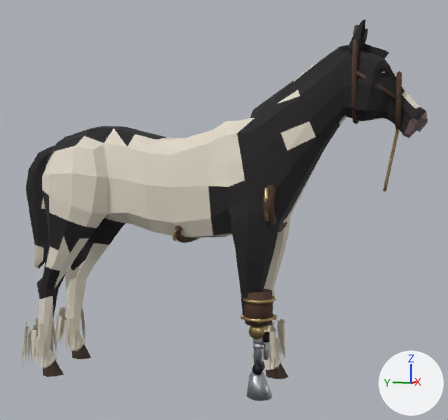
Renders of the Blender file assets-src/blender/creatures/cyber_cob.blend from each side of a commit.
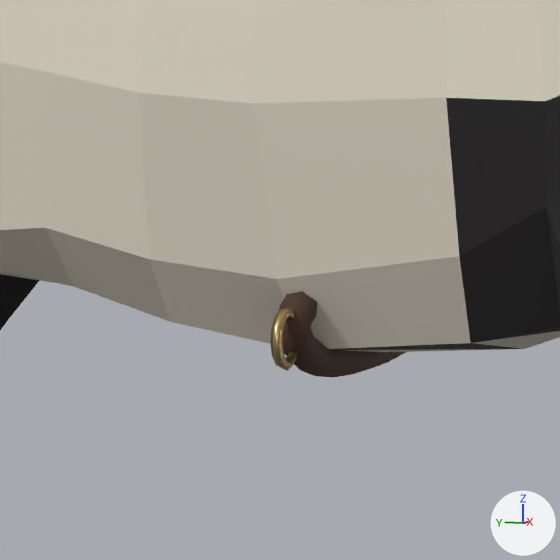
Each version appears first whole from a 50 mm lens placed at (-3.22, -1.27, 1.2), pointed at (0.02, -0.31, 0.94), and next in a close-up on the part from 26% to 52% of the width and 40% to 67% of the height. Every picture has the same lights, and +X, +Y and +Z are marked at lower right. The first two pictures are the older version.

Objects in the first close-up: 'CyberCob_Body'.
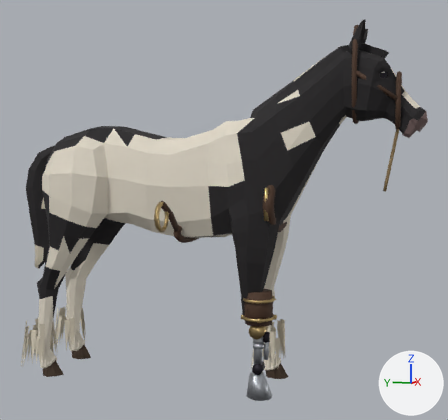
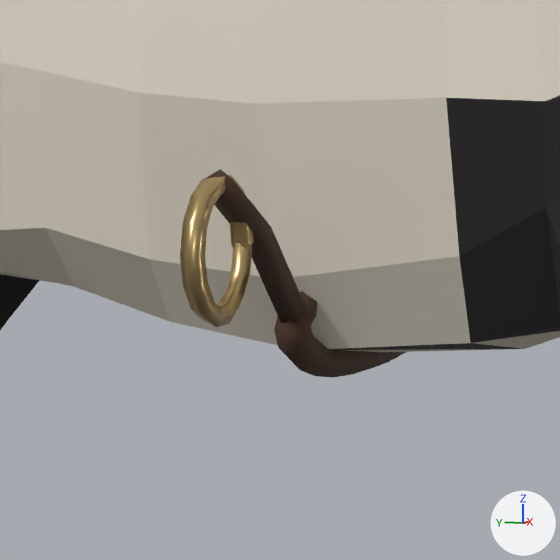
The edits, one by one:
me_horse is used by ob_cybercob_body; location (0.0, 0.0, 0.0); rotation (-1.571, 0.0, 0.0), in degrees (-90, 0, 0); scale (39.2, 39.2, 39.2).
me_horse had 5696 vertices, 3186 faces and spanned x -0.0084..0.0084, y -0.0481..0.0001, z -0.0345..0.0222.
me_horse now has 5742 vertices, 3226 faces and spans x -0.013..0.013, y -0.0481..0.0001, z -0.0345..0.0222.
me_horse part 1: a new loose piece of 15 vertices spanning x -0.0112..-0.0057, y -0.026..-0.0216, z -0.0038..-0.003, in mat_cybercob_leather (brown #4a3222).
Part 2, on me_horse:
8 vertices are removed from x 0.0069..0.0072, y -0.0216..-0.0212, z -0.0035..-0.0033.
8 faces are deleted.
96 vertices move from x -0.0072..0.0073, y -0.022..-0.0204, z -0.0036..-0.0033 to x -0.013..0.013, y -0.0258..-0.0221, z -0.0037..-0.0031.
19 vertices are added at x -0.0099..0.0128, y -0.024..-0.0221, z -0.0037..-0.0031.
5 new vertices lie (0.0002, 0.0001, -0.0004) away from vertices in x -0.0099..0.0128, y -0.024..-0.0232, z -0.0033..-0.0031.
24 new faces join them, mat_cybercob_brass (brown #c4aa76).
Other edits to the shape of me_horse do not show in these pictures.

Location of each change, (x1, y1, x2, y2) in pixels of the close-ups (560 x 560 px; the box of a moved part takes in the faces that stretch with it):
part 1 of me_horse, added (brown)
    after: (205, 169, 306, 323)
part 2 of me_horse, moved or reshaped
    before: (270, 308, 298, 371)
    after: (180, 175, 254, 327)
